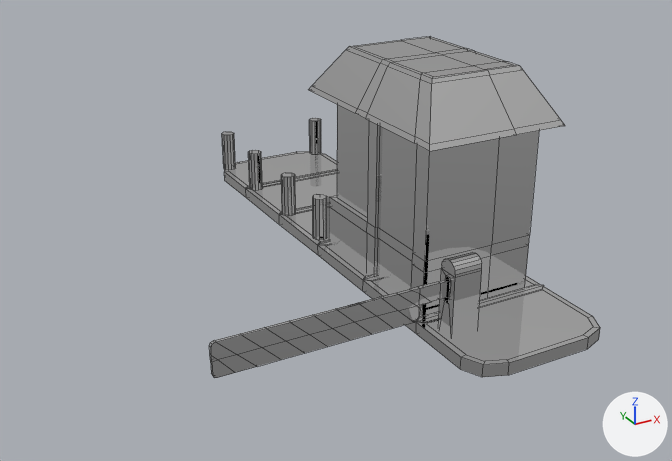
Before and after pictures for a commit that changed the FBX model Assets/Models/Buildings/City/Paytoll.fbx.
One viewpoint serves both versions: a 50 mm camera at (-8.23, -13.4, 7.01) aimed at (-1.45, -1.07, 0.84). Arrows for +X, +Y and +Z are at lower right; the lights stay in place. The older version comes first. Mesh edges are drawn as thin lines. Where no turn or scale is listed for an object, it has been applied to the vertices.

Objects in the first picture: 'Gate', 'PayToll'.
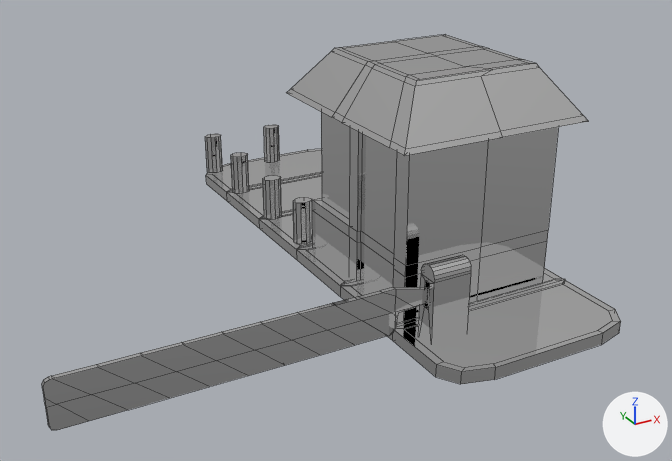
Location of each change, (x1, y1, x2, y2) in pixels of the pictures (672 x 461 px; the box of a moved part takes in the faces that stretch with it):
'PayToll', reshaped (10% wider): before (222, 36, 600, 377); after (205, 35, 621, 384)
'Gate', reshaped (61% wider, 45% taller): before (209, 279, 450, 378); after (42, 286, 430, 430)
part 1 of me_plane, moved or reshaped: before (224, 151, 600, 377); after (206, 149, 621, 384)
part 2 of me_plane, added: after (231, 152, 249, 194)
part 3 of me_plane, added: after (263, 175, 282, 219)
part 4 of me_plane, added: after (205, 134, 223, 173)
part 5 of me_plane, added: after (293, 197, 312, 244)
part 6 of me_plane, moved or reshaped: before (438, 252, 482, 338); after (419, 255, 471, 345)
part 7 of me_plane, added: after (264, 125, 280, 162)
part 8 of me_plane, rebuilt (18% wider): before (309, 36, 565, 313); after (287, 35, 588, 318)
part 9 of me_plane, deleted: before (222, 118, 327, 240)

What changed in the scene script:
```text
Change me_plane:
    used by ob_paytoll; location = (0.0, 0.0, 0.0)
    remove me_plane.from_pydata(...)  # 462 vertices, 360 faces; spans x -1.23..1.23, y -4.78..4.78, z -0.1..3.67
    add me_plane.from_pydata(...)  # 486 vertices, 374 faces; spans x -1.65..1.69, y -4.78..4.78, z -0.1..3.67
    me_plane part 1: the loose piece of 106 vertices spanning x -1.23..1.23, y -4.78..4.78, z -0.1..0.12 is scaled about its middle by (1.36, 1, 1), then moved by (0.02, 0.0, 0.0)
    me_plane part 2: a new loose piece, a 12-sided cylinder along z spanning x -1.55..-1.19, y 2.98..3.24, z 0.09..0.88, in mat_imphenziapixpal (its picture is missing)
    me_plane part 3: a new loose piece, a 12-sided cylinder along z spanning x -1.55..-1.19, y 1.45..1.71, z 0.09..0.88, in mat_imphenziapixpal (its picture is missing)
    me_plane part 4: a new loose piece, a 12-sided cylinder along z spanning x -1.55..-1.19, y 4.38..4.64, z 0.09..0.88, in mat_imphenziapixpal (its picture is missing)
    me_plane part 5: a new loose piece, a 12-sided cylinder along z spanning x -1.55..-1.19, y 0.17..0.43, z 0.09..0.88, in mat_imphenziapixpal (its picture is missing)
    me_plane part 6: the loose piece of 36 vertices spanning x -1.05..-0.58, y -3.84..-3.5, z 0.0..1.3 is scaled about its middle by (1.36, 1, 1), then moved by (-0.27, 0.0, 0.0)
    me_plane part 7: a new loose piece, a 12-sided cylinder along z spanning x -0.18..0.18, y 4.38..4.64, z 0.09..0.88, in mat_imphenziapixpal (its picture is missing)
    me_plane part 8: the loose piece of 128 vertices spanning x -1.22..1.22, y -3.33..0.33, z 0.0..3.67 is rebuilt with 128 vertices and now spans x -1.63..1.68, y -3.33..0.33, z 0.0..3.67
    me_plane part 9: 8 loose pieces with 192 vertices, spanning x -1.15..1.22, y 0.17..4.64, z 0.09..0.88, are deleted
    other edits to the shape of me_plane do not show in these pictures
Change me_cube:
    used by ob_gate; location = (-0.82, -3.69, 0.77)
    remove me_cube.from_pydata(...)  # 107 vertices, 100 faces; spans x -3.88..-0.19, y 0.0..0.05, z -0.32..0.21
    add me_cube.from_pydata(...)  # 107 vertices, 100 faces; spans x -5.96..-0.31, y -0.01..0.06, z -0.41..0.3
    me_cube part 10: 107 of 107 vertices moved; they spanned x -3.88..-0.19, y 0.0..0.05, z -0.32..0.21 and now span x -5.96..-0.31, y -0.01..0.06, z -0.41..0.3; mean shift (-1.07, 0.0, -0.01)
```
